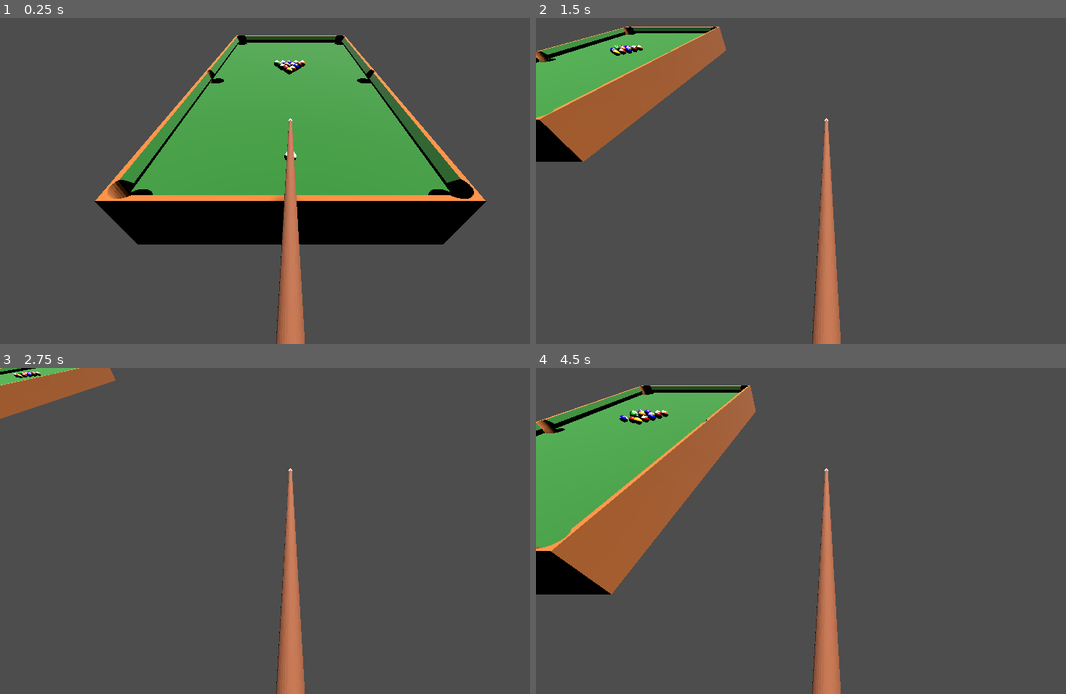
Above: before the commit, frames 1-4 (two rows, left to right).
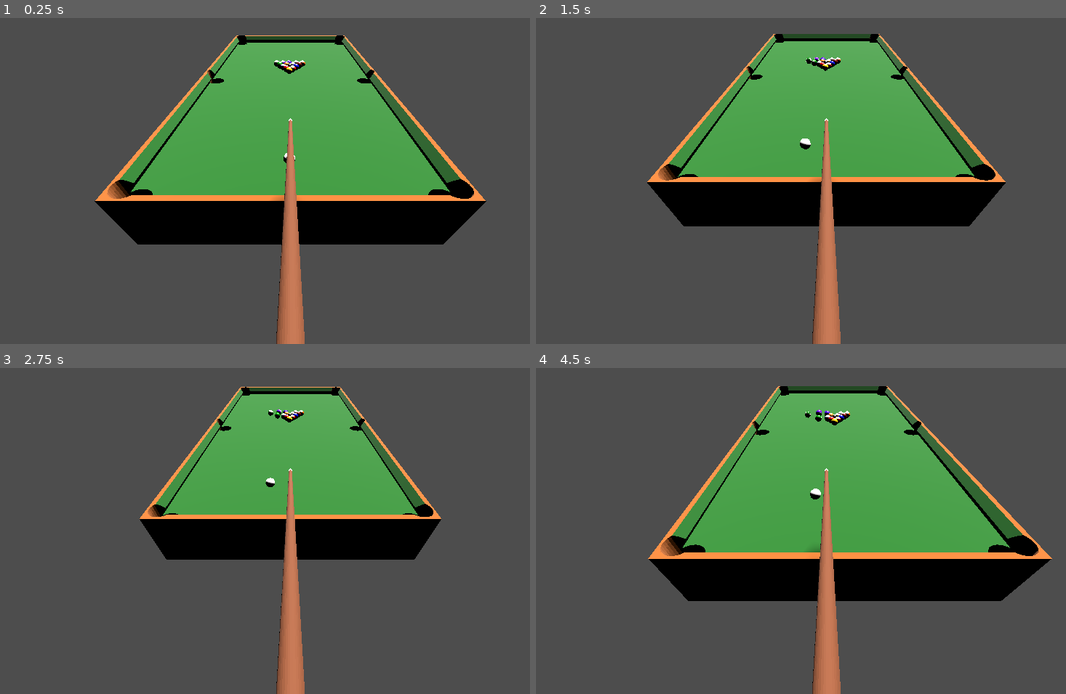
Above: after the commit, the same moments.

Repository: ZeroXNova/M06Billiards
Game: Godot game, scene res://main.tscn
Same seed, same stepped clock (60 frames per second), same inputs: the game is played once before the commit and once after it. The project has no main scene, so this scene is started directly.
Inputs:
- Up to frame 1 (0.25 s): no input
- Up to frame 2 (1.5 s): hold D (right) 0.53-1.28 s; hold Space (shoot) 0.53-1.28 s; hold S (back) from 1.28 s (still down); tap Space (shoot) at 1.35 s
- Up to frame 3 (2.75 s): release S (back) at 2.03 s; hold D (right) from 2.03 s (still down); hold Space (shoot) from 2.03 s (still down)
- Up to frame 4 (4.5 s): release D (right) at 2.78 s; release Space (shoot) at 2.78 s; hold W (forward) 2.78-3.53 s; tap Space (shoot) at 2.85, 4.35 s; hold Space (shoot) 3.53-4.28 s; hold A (left) from 3.53 s (still down)

The runs differ from the first frame. In frame 1, less than 0.1% of the frame differs, in the area x 51-58%, y 12-45%; in frame 2, 37%; in frame 3, 24%; in frame 4, 51%, in the area x 0-98%, y 5-72%.

Commit message:
Add files via upload
updated scenes

Diff:
--- a/ball.gd
+++ b/ball.gd
@@ -1,7 +1,9 @@
 extends RigidBody3D
 
+var spawn_point
 
 func _ready():
 	mass = 0.165
 	linear_velocity = Vector3.ZERO
 	angular_velocity = Vector3.ZERO
+	spawn_point = global_position
--- a/cue.gd
+++ b/cue.gd
@@ -7,15 +7,29 @@
 @export var max_force := 12.0
 @export var charge_rate := 8.0
 @export var CueBall: RigidBody3D
+@export var max_pullback := 0.4
+@export var snap_speed := 20.0
 
 var charge := 0.0
 var charging := false
+var rest_position : Vector3
+var pull_offset := 0.0
+var snapping := false
+
+func _ready():
+	return
+
+
 
 func _process(delta):
 	cue_movement(delta)
 	cue_rotation(delta)
 	lock_height()
 	shot_charge(delta)
+	if not charging and not snapping:
+		rest_position = global_position
+	if snapping:
+		snap_forward(delta)
 
 func cue_movement(delta):
 	var input_dir = Vector3.ZERO
@@ -52,13 +66,17 @@
 		print("charging")
 		charging = true
 		charge = min_force
+		snapping = false
+
 	if charging and Input.is_action_pressed("shoot"):
 		charge += charge_rate * delta
 		charge = clamp(charge, min_force, max_force)
+		update_pullback_visual()
+
 	if Input.is_action_just_released("shoot"):
 		print("shoot")
 		charging = false
-		shoot_ball()
+		snapping = true
 
 func shoot_ball():
 	if CueBall == null:
@@ -67,3 +85,17 @@
 	var impulse = direction * charge
 	CueBall.apply_impulse(impulse)
 	charge = 0.0
+
+func update_pullback_visual():
+	var forward_dir = -global_transform.basis.z.normalized()
+	var pull_percent = charge / max_force
+	pull_offset = pull_percent * max_pullback
+	global_position = rest_position + (forward_dir * pull_offset)
+
+func snap_forward(delta):
+	global_position = global_position.lerp(rest_position, snap_speed * delta)
+
+	if global_position.distance_to(rest_position) < 0.01:
+		global_position = rest_position
+		snapping = false
+		shoot_ball()
--- a/cueball.tscn
+++ b/cueball.tscn
@@ -75,7 +75,7 @@
 blend_shape_mode = 0
 shadow_mesh = SubResource("ArrayMesh_0slub")
 
-[node name="Ball" type="RigidBody3D"]
+[node name="CueBall" type="RigidBody3D"]
 script = ExtResource("1_icag3")
 
 [node name="CollisionShape3D" type="CollisionShape3D" parent="."]
--- a/main.tscn
+++ b/main.tscn
@@ -28,14 +28,13 @@
 rough = true
 
 [sub_resource type="PhysicsMaterial" id="PhysicsMaterial_cegan"]
-friction = 0.51
-rough = true
-bounce = 0.08
+friction = 0.32
+bounce = 0.34
 
 [node name="main" type="Node3D"]
 
 [node name="DirectionalLight3D" type="DirectionalLight3D" parent="."]
-transform = Transform3D(-0.866025, -0.433013, 0.25, 0, 0.5, 0.866025, -0.5, 0.75, -0.433013, 0, 0, 0)
+transform = Transform3D(-0.866025, -0.433013, 0.25, 0, 0.5, 0.866025, -0.5, 0.75, -0.433013, 0, 0.1, 0)
 light_energy = 5.434
 shadow_enabled = true
 
@@ -43,103 +42,135 @@
 transform = Transform3D(-1, 0, -8.74228e-08, 2.19244e-08, 0.968043, -0.250786, 8.4629e-08, -0.250786, -0.968043, 0, 0.296869, 1.81079)
 physics_material_override = SubResource("PhysicsMaterial_82xsv")
 gravity_scale = 0.0
+freeze = true
 script = ExtResource("2_cegan")
 
 [node name="PoolTable" parent="." instance=ExtResource("1_0xm2m")]
 physics_material_override = SubResource("PhysicsMaterial_getpj")
 
-[node name="Ball1" parent="." instance=ExtResource("3_074og")]
-transform = Transform3D(1, 0, 0, 0, 1, 0, 0, 0, 1, -0.0103151, 0.105254, -0.171676)
+[node name="Ball1" parent="." groups=["balls"] instance=ExtResource("3_074og")]
+transform = Transform3D(1, 0, 0, 0, 1, 0, 0, 0, 1, -0.0103151, 0.102, -0.171676)
 collision_layer = 4
 collision_mask = 7
+mass = 0.165
 physics_material_override = SubResource("PhysicsMaterial_cegan")
+metadata/_edit_group_ = true
 
-[node name="Ball2" parent="." instance=ExtResource("4_cegan")]
-transform = Transform3D(1, 0, 0, 0, 1, 0, 0, 0, 1, 0.0506645, 0.105254, -0.269737)
+[node name="Ball2" parent="." groups=["balls"] instance=ExtResource("4_cegan")]
+transform = Transform3D(1, 0, 0, 0, 1, 0, 0, 0, 1, 0.0506645, 0.102, -0.269737)
 collision_layer = 4
 collision_mask = 7
+mass = 0.165
 physics_material_override = SubResource("PhysicsMaterial_cegan")
+metadata/_edit_group_ = true
 
-[node name="Ball3" parent="." instance=ExtResource("5_82xsv")]
-transform = Transform3D(1, 0, 0, 0, 1, 0, 0, 0, 1, -0.0363585, 0.105254, -0.221275)
+[node name="Ball3" parent="." groups=["balls"] instance=ExtResource("5_82xsv")]
+transform = Transform3D(1, 0, 0, 0, 1, 0, 0, 0, 1, -0.0363585, 0.102, -0.221275)
 collision_layer = 4
 collision_mask = 7
+mass = 0.165
 physics_material_override = SubResource("PhysicsMaterial_cegan")
+metadata/_edit_group_ = true
 
-[node name="Ball4" parent="." instance=ExtResource("6_getpj")]
-transform = Transform3D(1, 0, 0, 0, 1, 0, 0, 0, 1, -0.00462992, 0.105254, -0.37507)
+[node name="Ball4" parent="." groups=["balls"] instance=ExtResource("6_getpj")]
+transform = Transform3D(1, 0, 0, 0, 1, 0, 0, 0, 1, -0.00462992, 0.102, -0.37507)
 collision_layer = 4
 collision_mask = 7
+mass = 0.165
 physics_material_override = SubResource("PhysicsMaterial_cegan")
+metadata/_edit_group_ = true
 
-[node name="Ball5" parent="." instance=ExtResource("7_ryguw")]
-transform = Transform3D(1, 0, 0, 0, 1, 0, 0, 0, 1, -0.0362545, 0.105254, -0.322771)
+[node name="Ball5" parent="." groups=["balls"] instance=ExtResource("7_ryguw")]
+transform = Transform3D(1, 0, 0, 0, 1, 0, 0, 0, 1, -0.0362545, 0.102, -0.322771)
 collision_layer = 4
 collision_mask = 7
+mass = 0.165
 physics_material_override = SubResource("PhysicsMaterial_cegan")
+metadata/_edit_group_ = true
 
-[node name="Ball6" parent="." instance=ExtResource("8_d13ii")]
-transform = Transform3D(1, 0, 0, 0, 1, 0, 0, 0, 1, -0.0961096, 0.105254, -0.324334)
+[node name="Ball6" parent="." groups=["balls"] instance=ExtResource("8_d13ii")]
+transform = Transform3D(1, 0, 0, 0, 1, 0, 0, 0, 1, -0.0961096, 0.102, -0.324334)
 collision_layer = 4
 collision_mask = 7
+mass = 0.165
 physics_material_override = SubResource("PhysicsMaterial_cegan")
+metadata/_edit_group_ = true
 
-[node name="Ball7" parent="." instance=ExtResource("9_1u8w0")]
-transform = Transform3D(1, 0, 0, 0, 1, 0, 0, 0, 1, 0.0809901, 0.105254, -0.321973)
+[node name="Ball7" parent="." groups=["balls"] instance=ExtResource("9_1u8w0")]
+transform = Transform3D(1, 0, 0, 0, 1, 0, 0, 0, 1, 0.0809901, 0.102, -0.321973)
 collision_layer = 4
 collision_mask = 7
+mass = 0.165
 physics_material_override = SubResource("PhysicsMaterial_cegan")
+metadata/_edit_group_ = true
 
-[node name="Ball8" parent="." instance=ExtResource("10_0odxb")]
-transform = Transform3D(1, 0, 0, 0, 1, 0, 0, 0, 1, -0.0070899, 0.105254, -0.271098)
+[node name="Ball8" parent="." groups=["balls"] instance=ExtResource("10_0odxb")]
+transform = Transform3D(1, 0, 0, 0, 1, 0, 0, 0, 1, -0.0070899, 0.102, -0.271098)
 collision_layer = 4
 collision_mask = 7
+mass = 0.165
 physics_material_override = SubResource("PhysicsMaterial_cegan")
+metadata/_edit_group_ = true
 
-[node name="Ball9" parent="." instance=ExtResource("11_lswn8")]
-transform = Transform3D(1, 0, 0, 0, 1, 0, 0, 0, 1, 0.022567, 0.105254, -0.321619)
+[node name="Ball9" parent="." groups=["balls"] instance=ExtResource("11_lswn8")]
+transform = Transform3D(1, 0, 0, 0, 1, 0, 0, 0, 1, 0.022567, 0.102, -0.321619)
 collision_layer = 4
 collision_mask = 7
+mass = 0.165
 physics_material_override = SubResource("PhysicsMaterial_cegan")
+metadata/_edit_group_ = true
 
-[node name="Ball10" parent="." instance=ExtResource("12_a6jrf")]
-transform = Transform3D(1, 0, 0, 0, 1, 0, 0, 0, 1, -0.0648284, 0.105254, -0.272862)
+[node name="Ball10" parent="." groups=["balls"] instance=ExtResource("12_a6jrf")]
+transform = Transform3D(1, 0, 0, 0, 1, 0, 0, 0, 1, -0.0648284, 0.102, -0.272862)
 collision_layer = 4
 collision_mask = 7
+mass = 0.165
 physics_material_override = SubResource("PhysicsMaterial_cegan")
+metadata/_edit_group_ = true
 
-[node name="Ball11" parent="." instance=ExtResource("13_xuqvo")]
-transform = Transform3D(1, 0, 0, 0, 1, 0, 0, 0, 1, 0.0197673, 0.105254, -0.219616)
+[node name="Ball11" parent="." groups=["balls"] instance=ExtResource("13_xuqvo")]
+transform = Transform3D(1, 0, 0, 0, 1, 0, 0, 0, 1, 0.0197673, 0.102, -0.219616)
 collision_layer = 4
 collision_mask = 7
+mass = 0.165
 physics_material_override = SubResource("PhysicsMaterial_cegan")
+metadata/_edit_group_ = true
 
-[node name="Ball12" parent="." instance=ExtResource("14_qsp4k")]
-transform = Transform3D(1, 0, 0, 0, 1, 0, 0, 0, 1, -0.064294, 0.105254, -0.374282)
+[node name="Ball12" parent="." groups=["balls"] instance=ExtResource("14_qsp4k")]
+transform = Transform3D(1, 0, 0, 0, 1, 0, 0, 0, 1, -0.064294, 0.102, -0.374282)
 collision_layer = 4
 collision_mask = 7
+mass = 0.165
 physics_material_override = SubResource("PhysicsMaterial_cegan")
+metadata/_edit_group_ = true
 
-[node name="Ball13" parent="." instance=ExtResource("15_kq58d")]
-transform = Transform3D(1, 0, 0, 0, 1, 0, 0, 0, 1, 0.112608, 0.105254, -0.37528)
+[node name="Ball13" parent="." groups=["balls"] instance=ExtResource("15_kq58d")]
+transform = Transform3D(1, 0, 0, 0, 1, 0, 0, 0, 1, 0.112608, 0.102, -0.37528)
 collision_layer = 4
 collision_mask = 7
+mass = 0.165
 physics_material_override = SubResource("PhysicsMaterial_cegan")
+metadata/_edit_group_ = true
 
-[node name="Ball14" parent="." instance=ExtResource("16_seu75")]
-transform = Transform3D(1, 0, 0, 0, 1, 0, 0, 0, 1, -0.125793, 0.105254, -0.376028)
+[node name="Ball14" parent="." groups=["balls"] instance=ExtResource("16_seu75")]
+transform = Transform3D(1, 0, 0, 0, 1, 0, 0, 0, 1, -0.125793, 0.102, -0.376028)
 collision_layer = 4
 collision_mask = 7
+mass = 0.165
 physics_material_override = SubResource("PhysicsMaterial_cegan")
+metadata/_edit_group_ = true
 
-[node name="Ball15" parent="." instance=ExtResource("17_htxhm")]
-transform = Transform3D(1, 0, 0, 0, 1, 0, 0, 0, 1, 0.0535513, 0.105254, -0.374183)
+[node name="Ball15" parent="." groups=["balls"] instance=ExtResource("17_htxhm")]
+transform = Transform3D(1, 0, 0, 0, 1, 0, 0, 0, 1, 0.0535513, 0.102, -0.374183)
 collision_layer = 4
 collision_mask = 7
+mass = 0.165
 physics_material_override = SubResource("PhysicsMaterial_cegan")
+metadata/_edit_group_ = true
 
-[node name="CueBall" parent="." instance=ExtResource("18_jq2sk")]
-transform = Transform3D(1, 0, 0, 0, 1, 0, 0, 0, 1, 0, 0.103531, 1.05282)
+[node name="CueBall" parent="." groups=["cueBall"] instance=ExtResource("18_jq2sk")]
+transform = Transform3D(1, 0, 0, 0, 1, 0, 0, 0, 1, -0.000210717, 0.103175, 1.06691)
 collision_layer = 4
 collision_mask = 7
+mass = 0.165
 physics_material_override = SubResource("PhysicsMaterial_cegan")
--- /dev/null
+++ b/pool_table.gd
@@ -0,0 +1,13 @@
+extends StaticBody3D
+
+
+
+func _on_area_3d_body_entered(body: Node3D) -> void:
+	if body.is_in_group("balls"):
+		body.queue_free()
+	if body.is_in_group("cueBall"):
+		body.freeze = true
+		body.linear_velocity = Vector3.ZERO
+		body.angular_velocity = Vector3.ZERO
+		body.global_position = body.spawn_point
+		body.freeze = false
--- a/pool_table.tscn
+++ b/pool_table.tscn
@@ -1,4 +1,6 @@
-[gd_scene load_steps=6 format=4 uid="uid://dgq5koce1ad5s"]
+[gd_scene load_steps=8 format=4 uid="uid://dgq5koce1ad5s"]
+
+[ext_resource type="Script" uid="uid://c6moq43r5v7ct" path="res://pool_table.gd" id="1_hijxb"]
 
 [sub_resource type="StandardMaterial3D" id="StandardMaterial3D_nlfek"]
 resource_name = "Material"
@@ -69,10 +71,13 @@
 [sub_resource type="ConcavePolygonShape3D" id="ConcavePolygonShape3D_ryorf"]
 data = PackedVector3Array(-0.4818, 0.2467, 0.4883, -0.4807, 0.2467, 0.4889, -0.4818, 0.2467, 0.4889, 0.5, -0.5, 0.5, -0 …(73081 unchanged characters)…
 
+[sub_resource type="BoxShape3D" id="BoxShape3D_hijxb"]
+
 [node name="PoolTable" type="StaticBody3D"]
 transform = Transform3D(1.37, 0, 0, 0, 0.3, 0, 0, 0, 2.74, 0, 0, 0)
 collision_layer = 2
 collision_mask = 5
+script = ExtResource("1_hijxb")
 
 [node name="Cube" type="MeshInstance3D" parent="."]
 mesh = SubResource("ArrayMesh_ccowr")
@@ -80,3 +85,13 @@
 
 [node name="CollisionShape3D" type="CollisionShape3D" parent="."]
 shape = SubResource("ConcavePolygonShape3D_ryorf")
+
+[node name="Area3D" type="Area3D" parent="."]
+transform = Transform3D(1, 0, 0, 0, 1, 0, 0, 0, 1, 0, -0.336558, 0)
+collision_mask = 4
+
+[node name="CollisionShape3D" type="CollisionShape3D" parent="Area3D"]
+transform = Transform3D(1, 0, 0, 0, 1, 0, 0, 0, 1, 0, -0.698994, 0)
+shape = SubResource("BoxShape3D_hijxb")
+
+[connection signal="body_entered" from="Area3D" to="." method="_on_area_3d_body_entered"]
Not shown, added: pool_table.gd.uid
